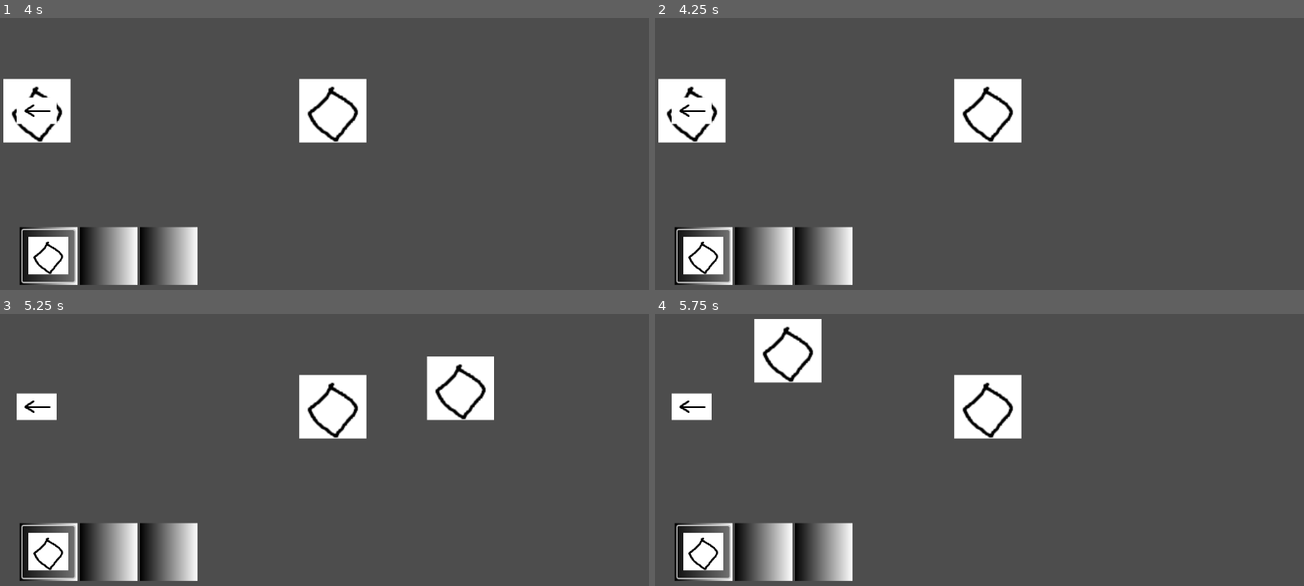
Above: before the commit, frames 1-4 (two rows, left to right).
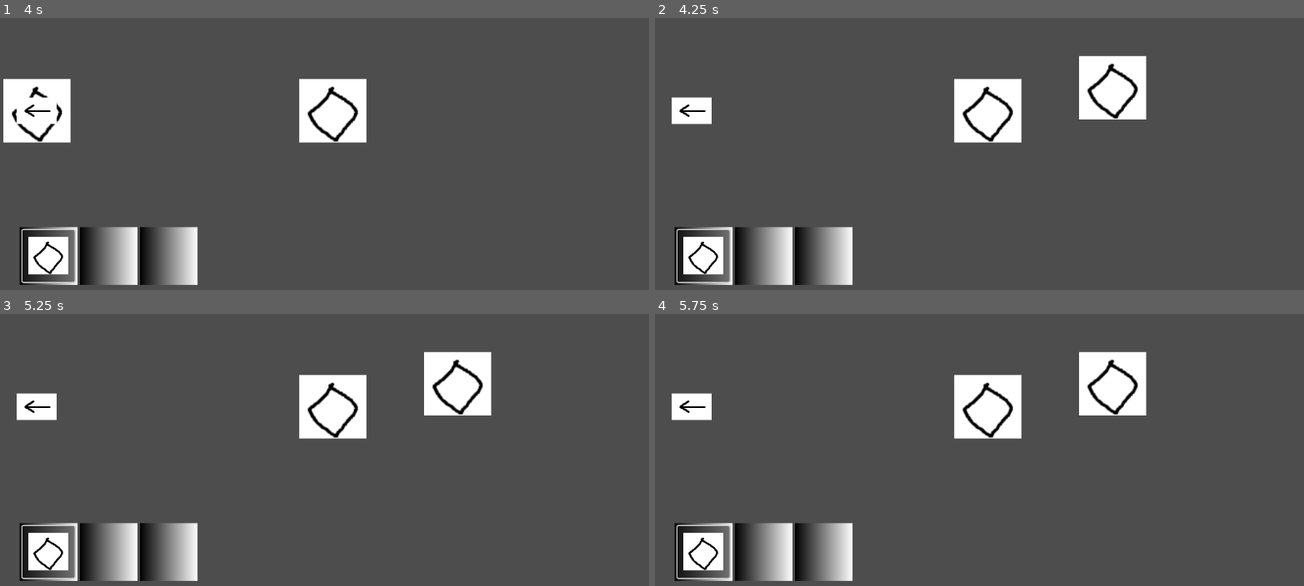
Above: after the commit, the same moments.

Repository: IcedQ6/Tent-Building-Simulator
Game: Godot game, scene res://Scenes/main.tscn
The game is run twice, just before and just after one commit, with the same random seed, the same clock (stepped at 60 frames per second) and the same inputs.
Inputs (mouse positions are in pixels of both pictures, inside the frame that each line leads up to):
- Up to frame 1 (4 s): click (45, 254) at 0.5 s; click (45, 254) at 1.25 s; click (45, 254) at 2 s; tap Enter at 2.75 s; drag from (330, 110) to (38, 110) at 2.77 s; tap Space at 3.5 s; drag from (460, 88) to (38, 110) at 3.52 s
- Up to frame 2 (4.25 s): no input
- Up to frame 3 (5.25 s): click (38, 406) at 4.42 s; tap Enter at 5 s; drag from (623, 406) to (136, 352) at 5.02 s
- Up to frame 4 (5.75 s): no input

Frame 1 is identical in both runs. In frame 2, 4.2% of the frame differs, in the area x 0-76%, y 13-46%; in frame 3, 1.2%; in frame 4, 4.8%, in the area x 15-76%, y 1-38%.

Commit message:
Can get item to disappear in item bar
Broken - only works on the original item

Diff:
--- a/Scenes/main.tscn
+++ b/Scenes/main.tscn
@@ -7,6 +7,10 @@
 [ext_resource type="Texture2D" uid="uid://cwqf5ii6qnal1" path="res://Background/Item Side.jpg" id="3_jjvhh"]
 [ext_resource type="Texture2D" uid="uid://5rv5tw2kjtdr" path="res://Art/PLACEHOLDER_Item.png" id="3_kry3j"]
 [ext_resource type="Texture2D" uid="uid://b4guffo4ushuh" path="res://Background/Tent Side.jpg" id="4_kry3j"]
+[ext_resource type="Script" uid="uid://ci7gcmf88jvbg" path="res://Scripts/interact_zone.gd" id="6_344ge"]
+
+[sub_resource type="RectangleShape2D" id="RectangleShape2D_6bp64"]
+size = Vector2(368, 128)
 
 [sub_resource type="RectangleShape2D" id="RectangleShape2D_jjvhh"]
 size = Vector2(80, 48)
@@ -23,6 +27,13 @@
 
 [node name="Gameplay Scene Controller" type="Node2D" parent="."]
 script = ExtResource("1_bo1nx")
+
+[node name="ItemBarDetector" type="Area2D" parent="Gameplay Scene Controller"]
+script = ExtResource("6_344ge")
+
+[node name="CollisionShape2D" type="CollisionShape2D" parent="Gameplay Scene Controller/ItemBarDetector"]
+position = Vector2(-376, 248)
+shape = SubResource("RectangleShape2D_6bp64")
 
 [node name="ItemSide" type="Node2D" parent="Gameplay Scene Controller"]
 
@@ -44,11 +55,6 @@
 
 [node name="CollisionShape2D" type="CollisionShape2D" parent="Gameplay Scene Controller/ItemSide/LeftArrow"]
 shape = SubResource("RectangleShape2D_jjvhh")
-
-[node name="ItemBarDetector" type="Area2D" parent="Gameplay Scene Controller/ItemSide"]
-
-[node name="CollisionPolygon2D" type="CollisionPolygon2D" parent="Gameplay Scene Controller/ItemSide/ItemBarDetector"]
-polygon = PackedVector2Array(-544, 192, -224, 192, -224, 312, -544, 312)
 
 [node name="TentSide" type="Node2D" parent="Gameplay Scene Controller"]
 visible = false
@@ -120,8 +126,9 @@
 texture = SubResource("GradientTexture1D_6bp64")
 expand_mode = 1
 
+[connection signal="area_entered" from="Gameplay Scene Controller/ItemBarDetector" to="Gameplay Scene Controller/ItemSide/GenericItem" method="_on_item_bar_detector_area_entered"]
+[connection signal="area_exited" from="Gameplay Scene Controller/ItemBarDetector" to="Gameplay Scene Controller/ItemSide/GenericItem" method="_on_item_bar_detector_area_exited"]
 [connection signal="mouse_entered" from="Gameplay Scene Controller/ItemSide/GenericItem" to="Gameplay Scene Controller/ItemSide/GenericItem" method="_on_mouse_entered"]
-[connection signal="area_entered" from="Gameplay Scene Controller/ItemSide/GenericItem2" to="Gameplay Scene Controller/ItemSide/GenericItem2" method="_on_area_entered"]
 [connection signal="mouse_entered" from="Gameplay Scene Controller/ItemSide/GenericItem2" to="Gameplay Scene Controller/ItemSide/GenericItem2" method="_on_mouse_entered"]
 [connection signal="input_event" from="Gameplay Scene Controller/ItemSide/LeftArrow" to="Gameplay Scene Controller" method="_on_arrow_input_event"]
 [connection signal="input_event" from="Gameplay Scene Controller/TentSide/RightArrow" to="Gameplay Scene Controller" method="_on_arrow_input_event"]
--- a/Scripts/interact_zone.gd
+++ b/Scripts/interact_zone.gd
@@ -2,4 +2,9 @@
 
 class_name InteractZone
 
-@export var interactType: int
+@export var interactType : InteractType
+
+enum InteractType {
+	ItemBar,
+	TentZone
+}
--- a/Scripts/item.gd
+++ b/Scripts/item.gd
@@ -2,20 +2,16 @@
 
 class_name item
 
-var sprite: Sprite2D
-var hitBox: CollisionPolygon2D
 var originalPosition: Vector2
 @export var itemType: Item
+
+var recentlyEnteredObject : String
 
 var isMoving: bool = false
 
 func _ready() :
 	originalPosition.x = position.x
 	originalPosition.y = position.y
-
-	sprite = get_node("Sprite2D")
-	hitBox = get_node("CollisionPolygon2D")
-
 
 enum Item {
 	TEST,
@@ -42,9 +38,10 @@
 
 func item_released():
 	# Return to inventory
-
-	# add_to_inventory()
-	pass
+	if recentlyEnteredObject.contains("ItemBar"):
+		visible = false
+	#default case
+	position = originalPosition
 
 func drag_and_move():
 	position = get_global_mouse_position()
@@ -54,5 +51,10 @@
 	if isMoving: drag_and_move()
 
 
-func _on_area_entered(area: Area2D) -> void:
-	print(area.name)
+func _on_item_bar_detector_area_entered(area: Area2D) -> void:
+	print("entered item bar")
+	recentlyEnteredObject = "ItemBar"
+
+func _on_item_bar_detector_area_exited(area: Area2D) -> void:
+	print("exited item bar")
+	recentlyEnteredObject = ""
Not shown: 1 places in Scenes/main.tscn that only renumber resources
